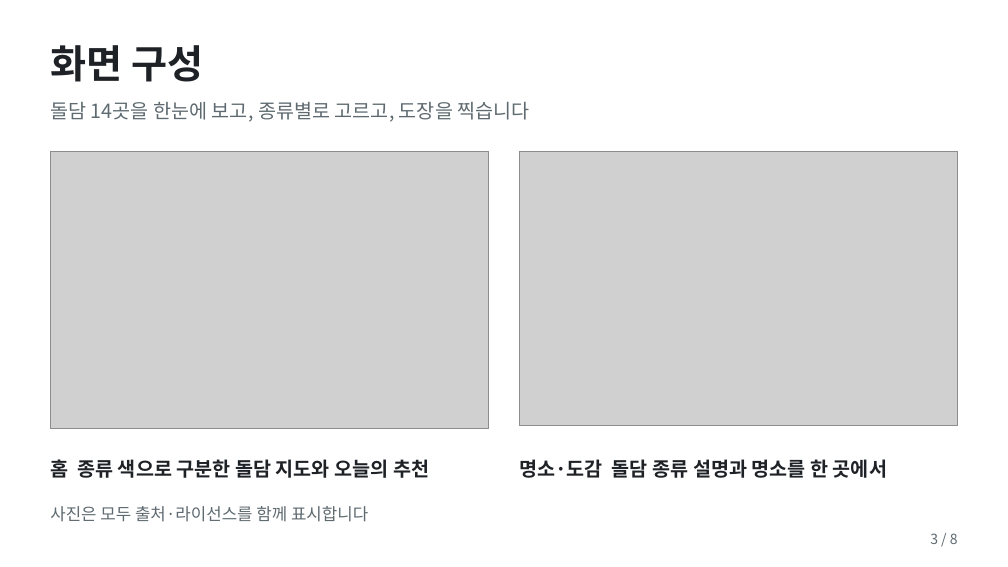
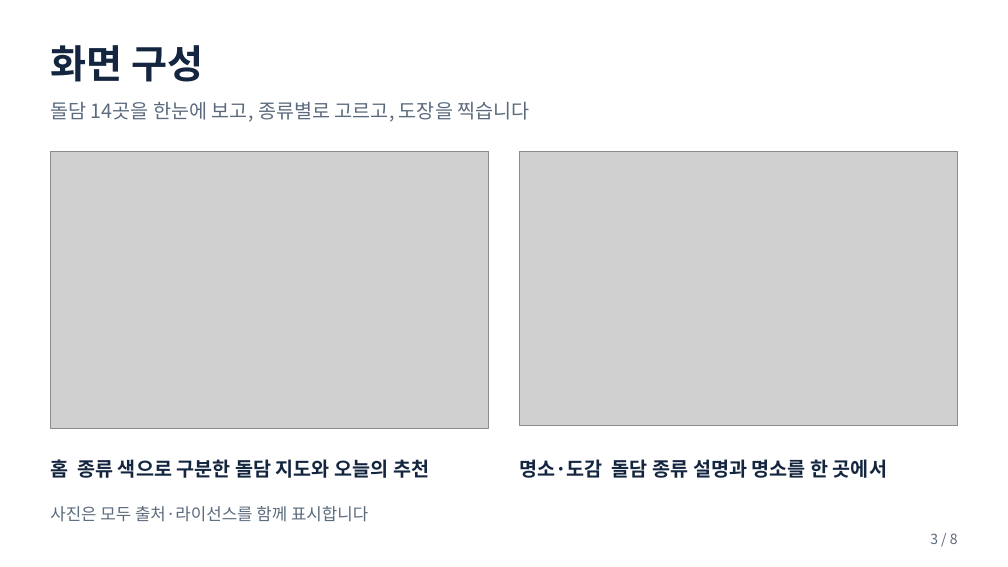
Before and after one commit to pjhjustin2430-cmd/doldam-today, a slide deck: slide 3 of docs/돌담오늘_발표자료.pptx. Drawn at 1008x567 pixels with LibreOffice and Linux fonts; fonts in the diff are those of the drawing; grey boxes stand for pictures. Boxes give left, top, right and bottom in pixels: in the first picture for what was removed or moved away, otherwise in the second. Text is boxed around its words. In the diff, an @@ line names an element or a change of style, - is before the commit and + after.

```diff
--- a/docs/돌담오늘_발표자료.pptx
+++ b/docs/돌담오늘_발표자료.pptx
@@ text colour #1E2226 to #14263F in 3 elements at bbox=[50, 45, 203, 82], bbox=[50, 459, 429, 478], bbox=[519, 459, 887, 478] @@
```
Also in this commit, not shown: 7 other slides changed, 3 other files.
